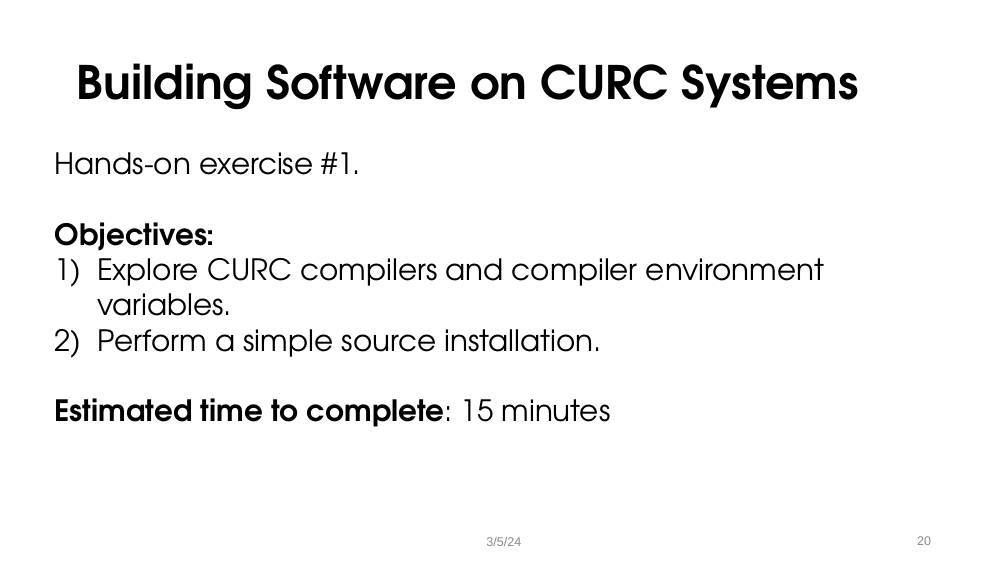
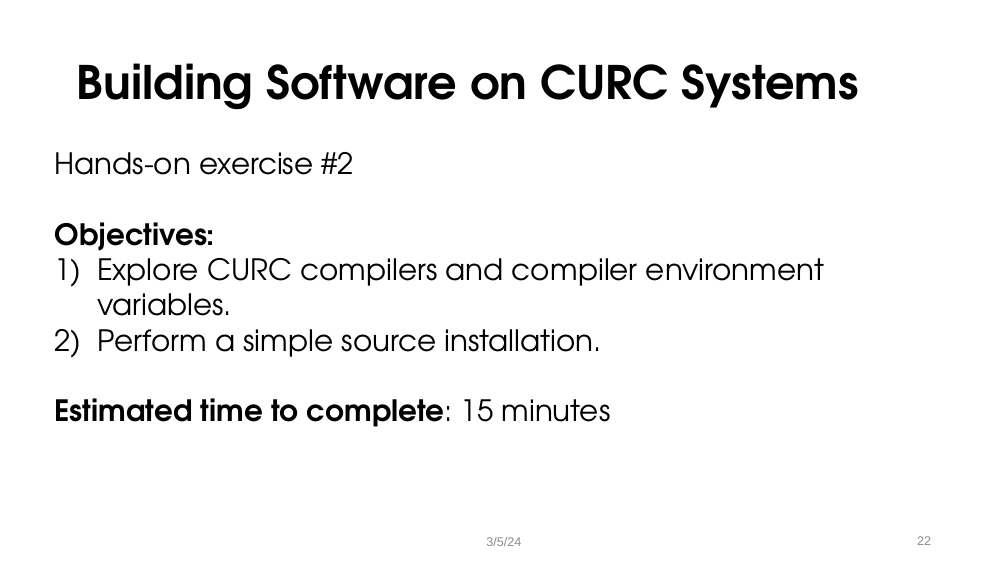
Before and after one commit to ResearchComputing/alpine_software_techlab, a slide deck: slide 22 of alpine_software_techlab.pptx (slide 20 before the commit). Drawn at 1008x567 pixels with LibreOffice and Linux fonts; fonts in the diff are those of the drawing; background and template pictures are left out. Boxes give left, top, right and bottom in pixels: in the first picture for what was removed or moved away, otherwise in the second. Text is boxed around its words. In the diff, an @@ line names an element or a change of style, - is before the commit and + after.

```diff
--- a/alpine_software_techlab.pptx
+++ b/alpine_software_techlab.pptx
@@ text at [55, 152, 355, 175]: text changed @@
-Hands-on exercise #1.
+Hands-on exercise #2
@@ page number at [917, 536, 931, 545]: text changed @@
-20
+22
```
Also in this commit, not shown: 6 other slides changed, 2 slides added, 3 other files.
